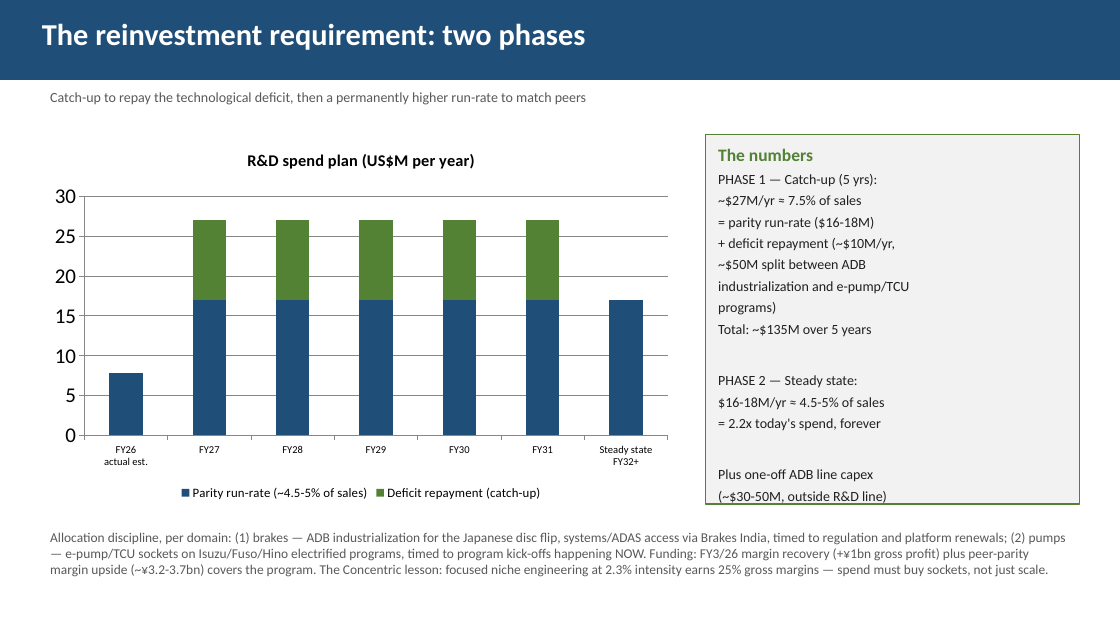
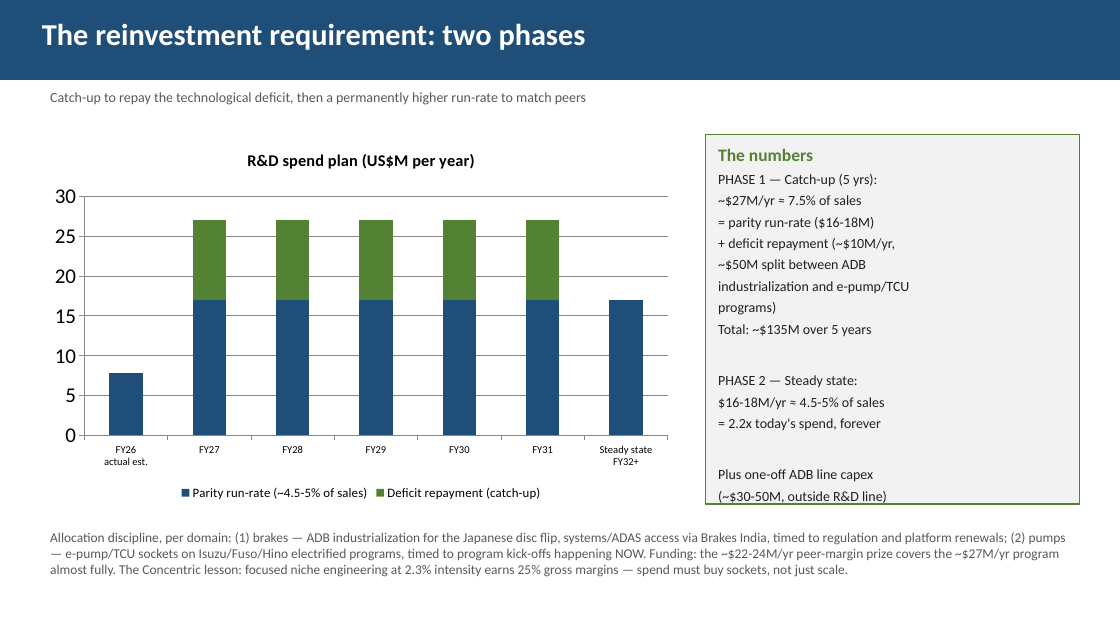
Before and after one commit to charette-lab/Claude, a slide deck: slide 10 of TBK_rd_gap_slides.pptx (slide 9 before the commit). Drawn at 1120x630 pixels with LibreOffice and Linux fonts; fonts in the diff are those of the drawing. Boxes give left, top, right and bottom in pixels: in the first picture for what was removed or moved away, otherwise in the second. Text is boxed around its words. In the diff, an @@ line names an element or a change of style, - is before the commit and + after.

```diff
--- a/TBK_rd_gap_slides.pptx
+++ b/TBK_rd_gap_slides.pptx
@@ text at <box>50,532,1066,577</box>: text changed @@
-Allocation discipline, per domain: (1) brakes — ADB industrialization for the Japanese disc flip, systems/ADAS access via Brakes India, timed to regulation and platform renewals; (2) pumps — e-pump/TCU sockets on Isuzu/Fuso/Hino electrified programs, timed to program kick-offs happening NOW. Funding: FY3/26 margin recovery (+¥1bn gross profit) plus peer-parity margin upside (~¥3.2-3.7bn) covers the program. The Concentric lesson: focused niche engineering at 2.3% intensity earns 25% gross margins — spend must buy sockets, not just scale.
+Allocation discipline, per domain: (1) brakes — ADB industrialization for the Japanese disc flip, systems/ADAS access via Brakes India, timed to regulation and platform renewals; (2) pumps — e-pump/TCU sockets on Isuzu/Fuso/Hino electrified programs, timed to program kick-offs happening NOW. Funding: the ~$22-24M/yr peer-margin prize covers the ~$27M/yr program almost fully. The Concentric lesson: focused niche engineering at 2.3% intensity earns 25% gross margins — spend must buy sockets, not just scale.
```
Also in this commit, not shown: 2 slides added, 1 slide removed, 1 other file.
